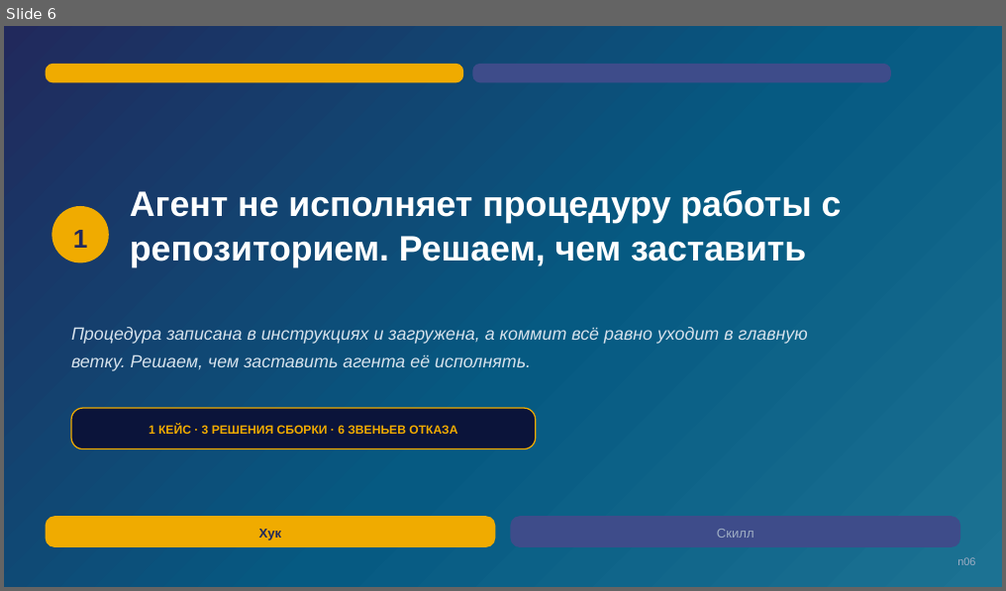
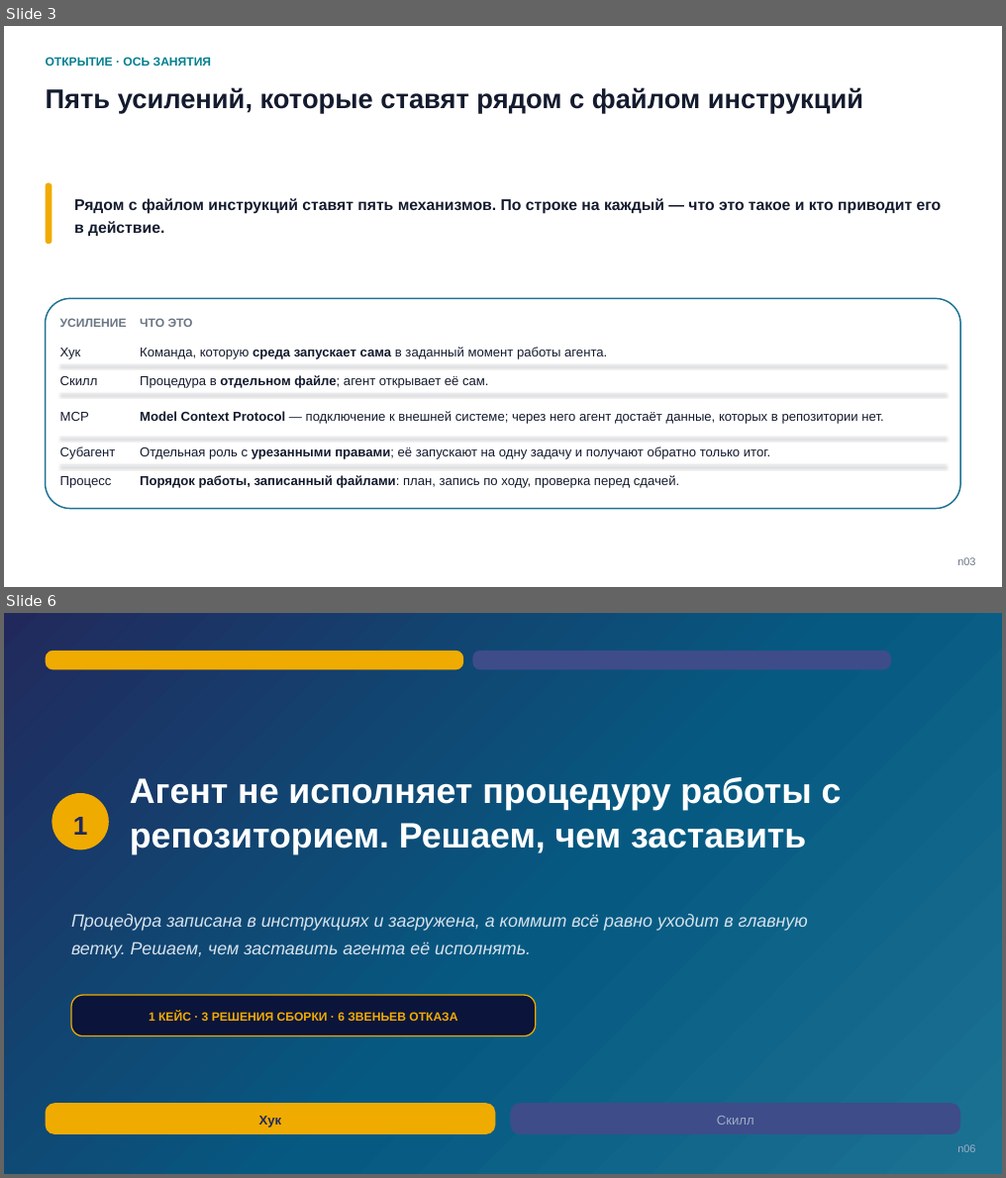
Before and after one commit to tellina-study/AI-usage-lessons, a slide deck: library/seminars/sem-05/rendered/sem-05.pptx. Shown one above the other, each under a label of ours: slide 6 before the commit, slides 3 and 6 after it; the slides between them are not shown. The pictures are 1006x591 and 1006x1178 pixels, drawn with LibreOffice and Linux fonts; fonts in the diff are those of the drawing. Boxes give left, top, right and bottom in pixels: in the first picture for what was removed or moved away, otherwise in the second. Text is boxed around its words. In the diff, an @@ line names an element or a change of style, - is before the commit and + after.

```diff
--- a/library/seminars/sem-05/rendered/sem-05.pptx
+++ b/library/seminars/sem-05/rendered/sem-05.pptx
@@ slide 3 added at (4,26,1002,587), background #FFFFFF @@
@@ text added at (46,57,211,66), 11.5 pt, text #028090, bold @@
+ОТКРЫТИЕ · ОСЬ ЗАНЯТИЯ
@@ text added at (46,87,863,113), 26 pt, text #141B2E, bold @@
+Пять усилений, которые ставят рядом с файлом инструкций
@@ rounded rectangle added at (46,183,52,245), fill #F0AB00 @@
@@ text added at (74,198,942,236), 15 pt, text #141B2E, bold @@
+Рядом с файлом инструкций ставят пять механизмов. По строке на каждый — что это такое и кто приводит его в действие.
@@ rounded rectangle added at (46,298,960,509), fill #FFFFFF, outline #1C7293 1.4 pt @@
@@ text added at (60,318,127,327), 11.5 pt, text #6B7685, bold @@
+УСИЛЕНИЕ
@@ text added at (140,318,193,327), 11.5 pt, text #6B7685, bold @@
+ЧТО ЭТО
@@ text added at (60,348,81,360), 12.5 pt, text #141B2E @@
+Хук
@@ text added at (140,347,607,360), 12.5 pt, text #141B2E @@
+Команда, которую среда запускает сама в заданный момент работы агента.
@@ line added from (60, 366) to (945, 366), #E5EAF0 0.75 pt @@
@@ text added at (60,376,98,385), 12.5 pt, text #141B2E @@
+Скилл
@@ text added at (140,375,488,388), 12.5 pt, text #141B2E @@
+Процедура в отдельном файле; агент открывает её сам.
@@ line added from (60, 393) to (945, 393), #E5EAF0 0.75 pt @@
@@ text added at (140,411,883,424), 12.5 pt, text #141B2E @@
+Model Context Protocol — подключение к внешней системе; через него агент достаёт данные, которых в репозитории нет.
@@ text added at (60,412,89,421), 12.5 pt, text #141B2E @@
+MCP
@@ line added from (60, 437) to (945, 437), #E5EAF0 0.75 pt @@
@@ text added at (60,447,116,460), 12.5 pt, text #141B2E @@
+Субагент
@@ line added from (60, 466) to (945, 466), #E5EAF0 0.75 pt @@
@@ text added at (140,447,770,460), 12.5 pt, text #141B2E @@
+Отдельная роль с урезанными правами; её запускают на одну задачу и получают обратно только итог.
@@ text added at (60,476,112,488), 12.5 pt, text #141B2E @@
+Процесс
@@ text added at (140,475,679,488), 12.5 pt, text #141B2E @@
+Порядок работы, записанный файлами: план, запись по ходу, проверка перед сдачей.
@@ text added at (957,558,975,566), 10.5 pt, text #6B7685 @@
+n03
```
Also in this commit, not shown: 4 slides changed, 1 slide removed, 14 other files.
